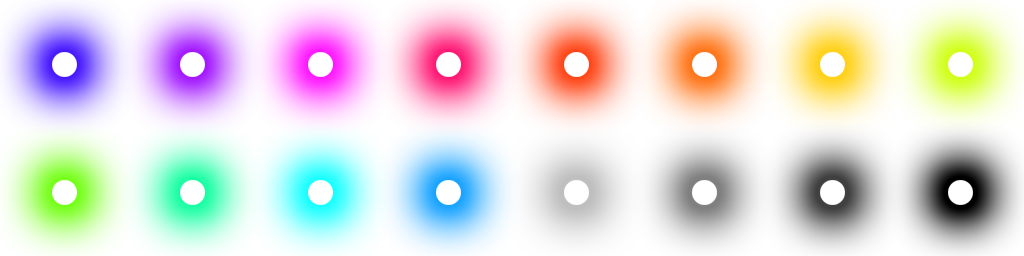
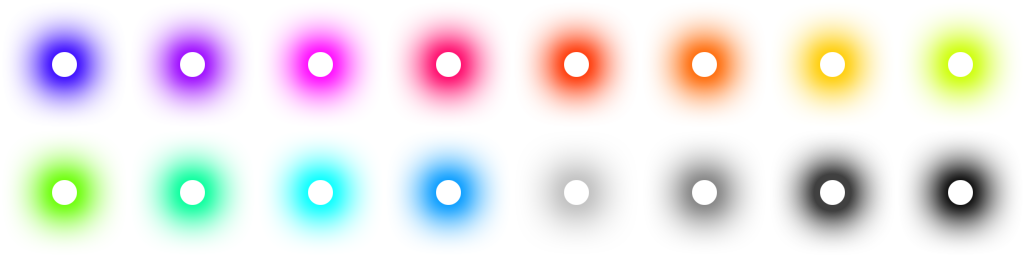
Layered file, before and after one edit (1024x256). Changes by layer:
pixels changed over [left=0, top=0, right=1024, bottom=256] (layer not identified)
